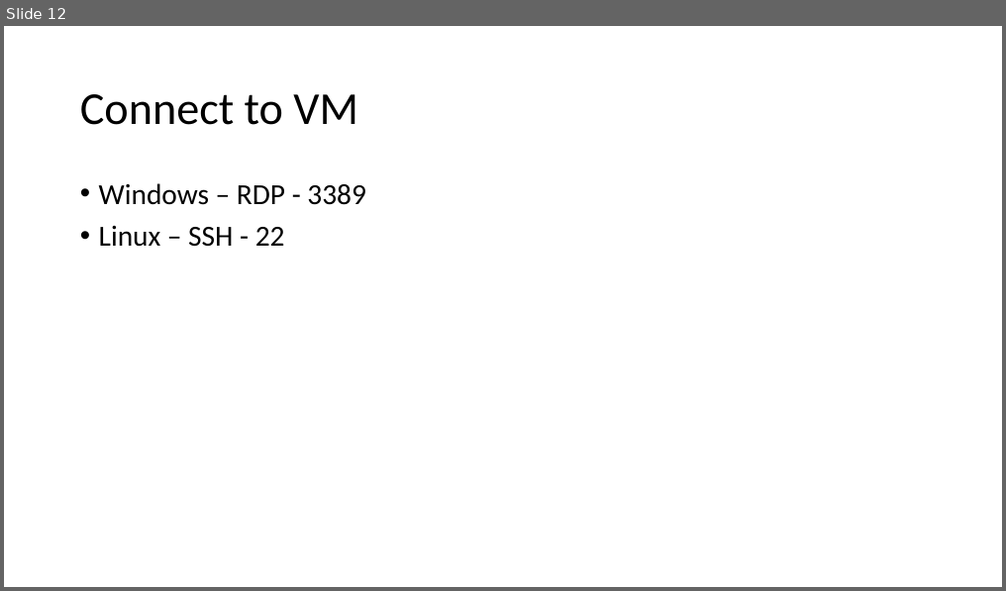
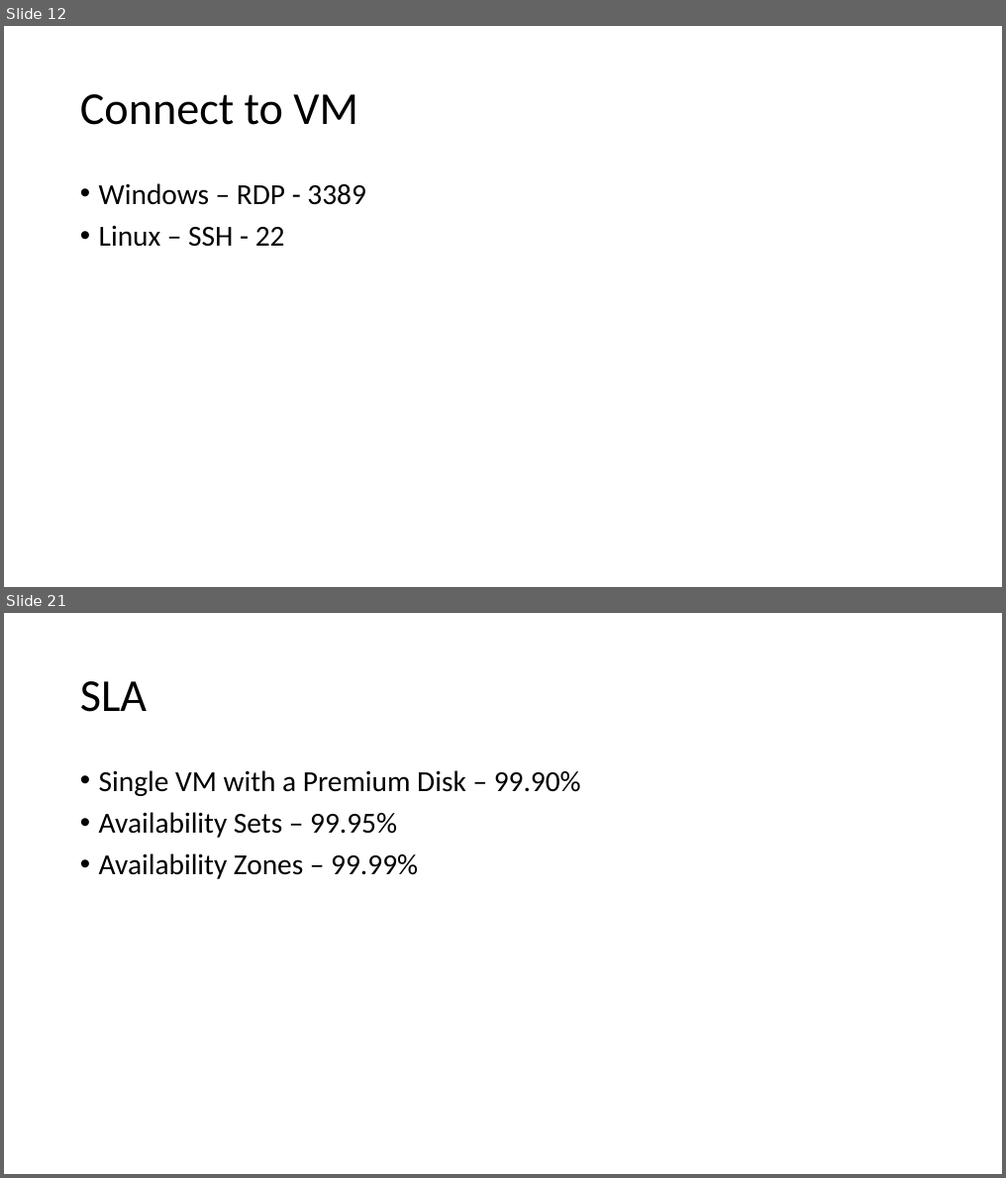
Before and after one commit to ayushrathi15/03June-AZ104, a slide deck: Azure Virtual Machines.pptx. Shown one above the other, each under a label of ours: slide 12 before the commit, slides 12 and 21 after it; the slides between them are not shown. The pictures are 1006x591 and 1006x1178 pixels, drawn with LibreOffice and Linux fonts; fonts in the diff are those of the drawing. Boxes give left, top, right and bottom in pixels: in the first picture for what was removed or moved away, otherwise in the second. Text is boxed around its words. In the diff, an @@ line names an element or a change of style, - is before the commit and + after.

```diff
--- a/Azure Virtual Machines.pptx
+++ b/Azure Virtual Machines.pptx
@@ slide 21 added at (4, 613, 1002, 1174), background #FFFFFF @@
@@ title added at (80, 681, 147, 712), 44 pt, text #000000 @@
+SLA
@@ text added at (99, 770, 581, 879), 28 pt, text #000000 @@
+• Single VM with a Premium Disk – 99.90%
+• Availability Sets – 99.95%
+• Availability Zones – 99.99%
```
Also in this commit, not shown: 10 other slides added.
